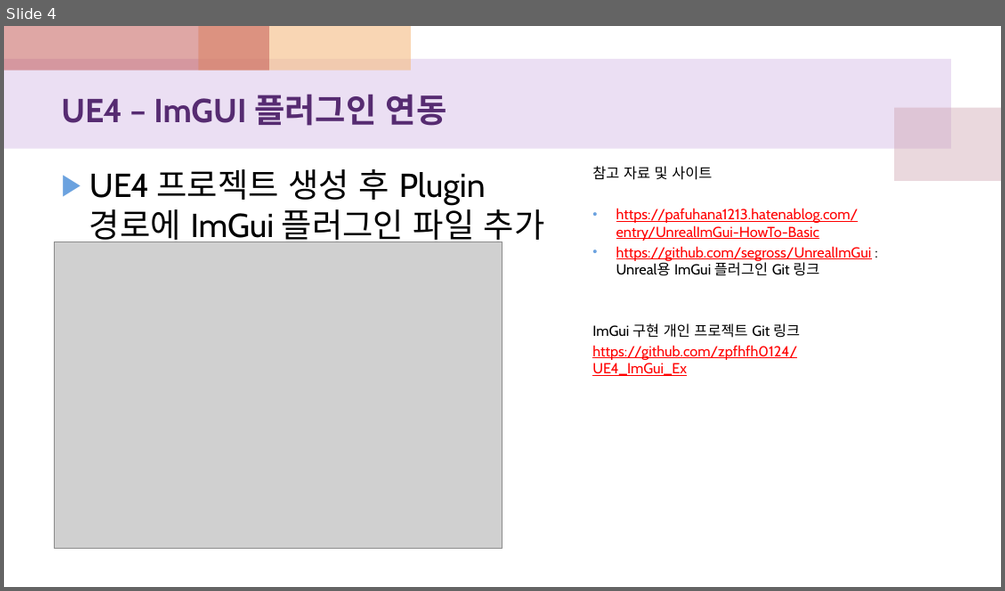
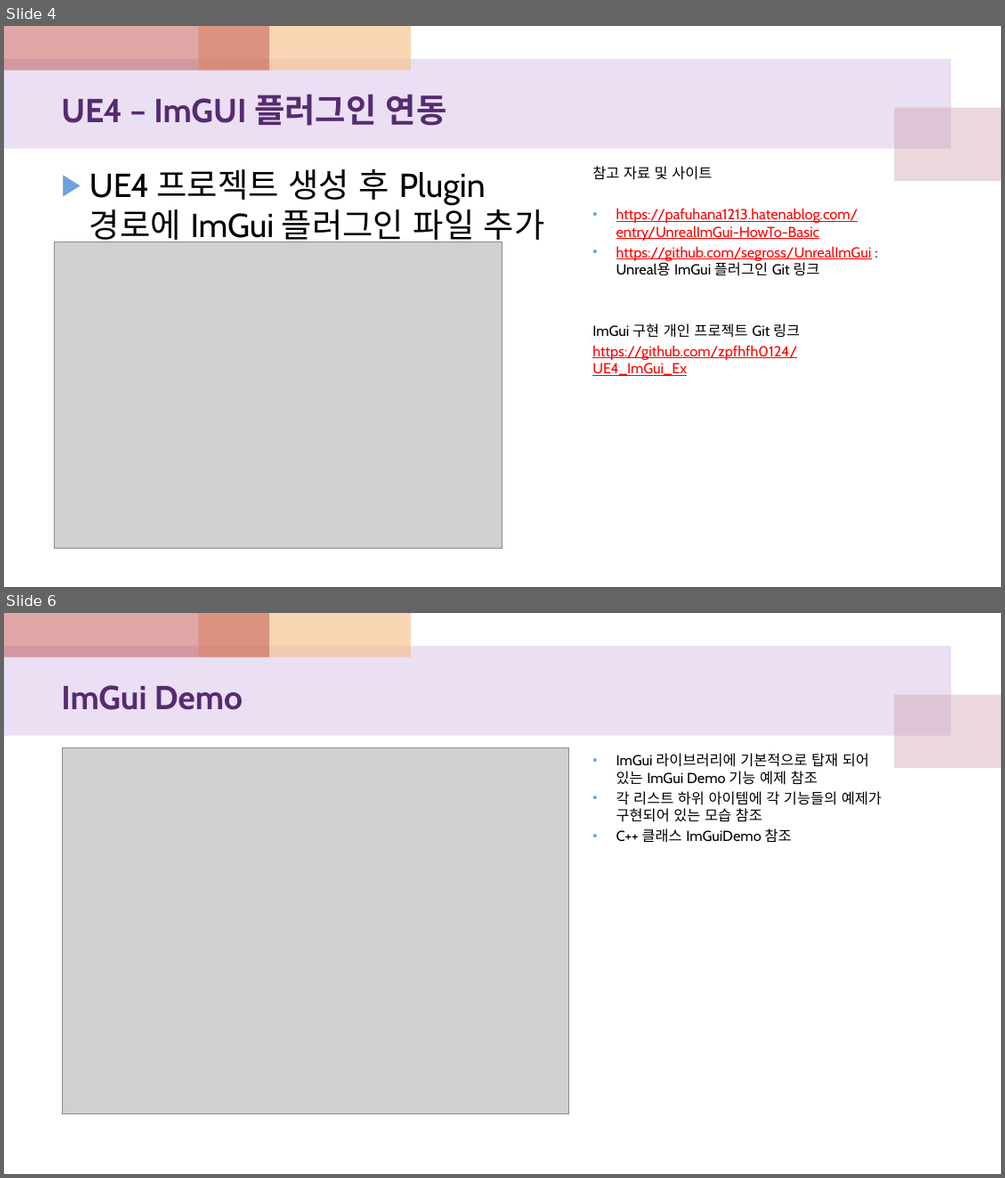
Before and after one commit to zpfhfh0124/UE4_ImGui_Ex, a slide deck: UE4_ImGui_실습.pptx. Shown one above the other, each under a label of ours: slide 4 before the commit, slides 4 and 6 after it; the slides between them are not shown. The pictures are 1005x591 and 1005x1178 pixels, drawn with LibreOffice and Linux fonts; fonts in the diff are those of the drawing; grey boxes stand for pictures. Boxes give left, top, right and bottom in pixels: in the first picture for what was removed or moved away, otherwise in the second. Text is boxed around its words. In the diff, an @@ line names an element or a change of style, - is before the commit and + after.

```diff
--- a/UE4_ImGui_실습.pptx
+++ b/UE4_ImGui_실습.pptx
@@ slide 6 added at <box>4,613,1001,1174</box>, background #FFFFFF; not listed: 4 template elements that a slide beside it also shows @@
@@ title added at <box>61,685,243,710</box>, 32 pt, text #562B71, bold @@
+ImGui Demo
@@ picture added at <box>63,747,568,1114</box> @@
@@ text added at <box>616,753,882,843</box>, 14 pt, text #000000 @@
+• ImGui 라이브러리에 기본적으로 탑재 되어 있는 ImGui Demo 기능 예제 참조
+• 각 리스트 하위 아이템에 각 기능들의 예제가 구현되어 있는 모습 참조
+• C++ 클래스 ImGuiDemo 참조
```
Also in this commit, not shown: 1 slide changed, 7 other slides added, 1 other file.
